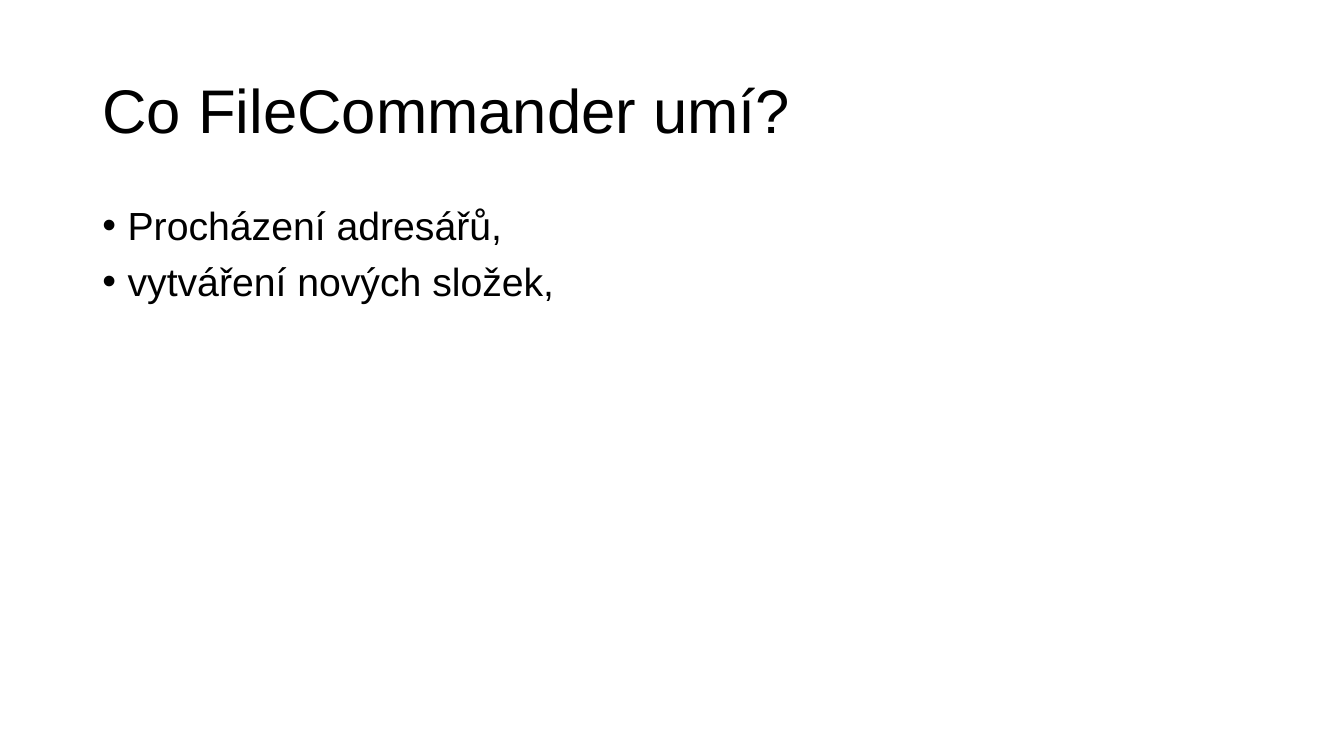
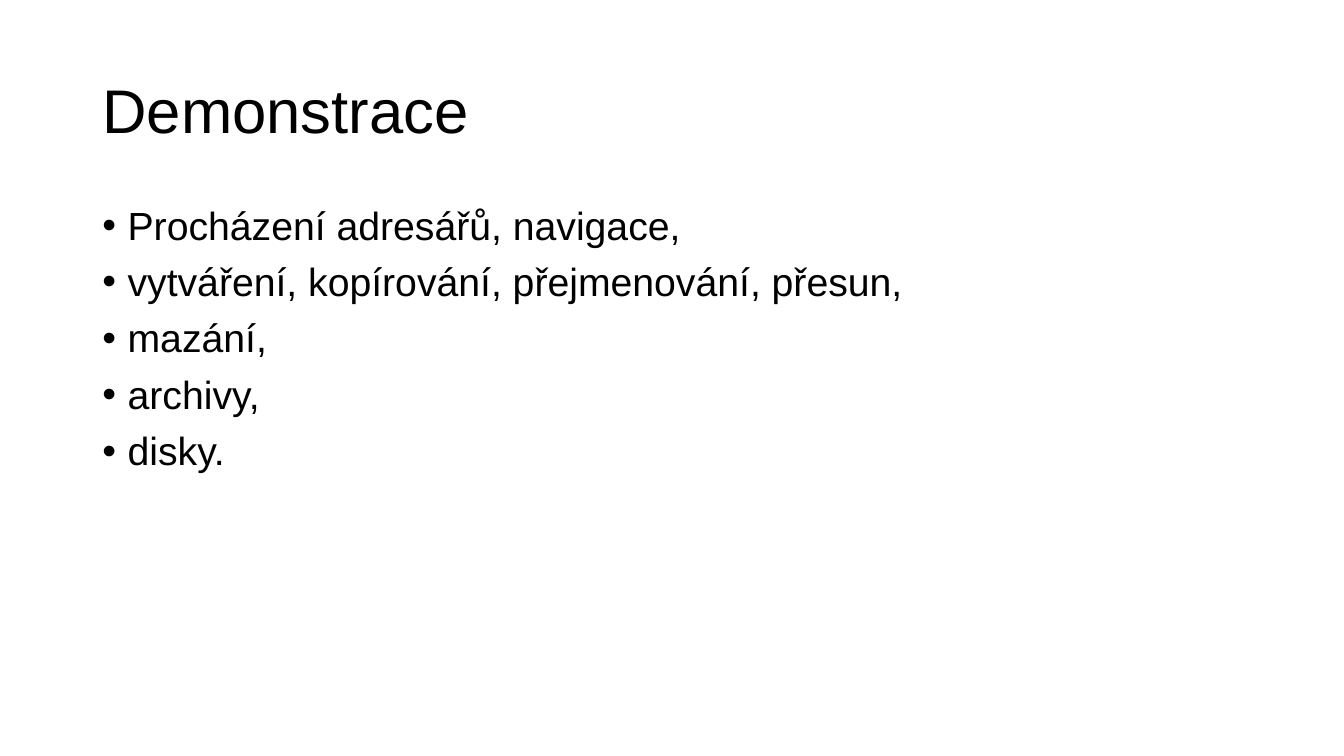
Before and after one commit to Okarisu/FileCommander, a slide deck: slide 3 of Obhajoba.pptx. Drawn at 1344x756 pixels with LibreOffice and Linux fonts; fonts in the diff are those of the drawing. Boxes give left, top, right and bottom in pixels: in the first picture for what was removed or moved away, otherwise in the second. Text is boxed around its words. In the diff, an @@ line names an element or a change of style, - is before the commit and + after.

```diff
--- a/Obhajoba.pptx
+++ b/Obhajoba.pptx
@@ title at (102, 90, 468, 134): text changed @@
-Co FileCommander umí?
+Demonstrace
@@ text at (128, 209, 903, 473): text changed @@
-• Procházení adresářů,
-• vytváření nových složek,
+• Procházení adresářů, navigace,
+• vytváření, kopírování, přejmenování, přesun,
+• mazání,
+• archivy,
+• disky.
```
Also in this commit, not shown: 1 other slide changed, 5 slides added.
